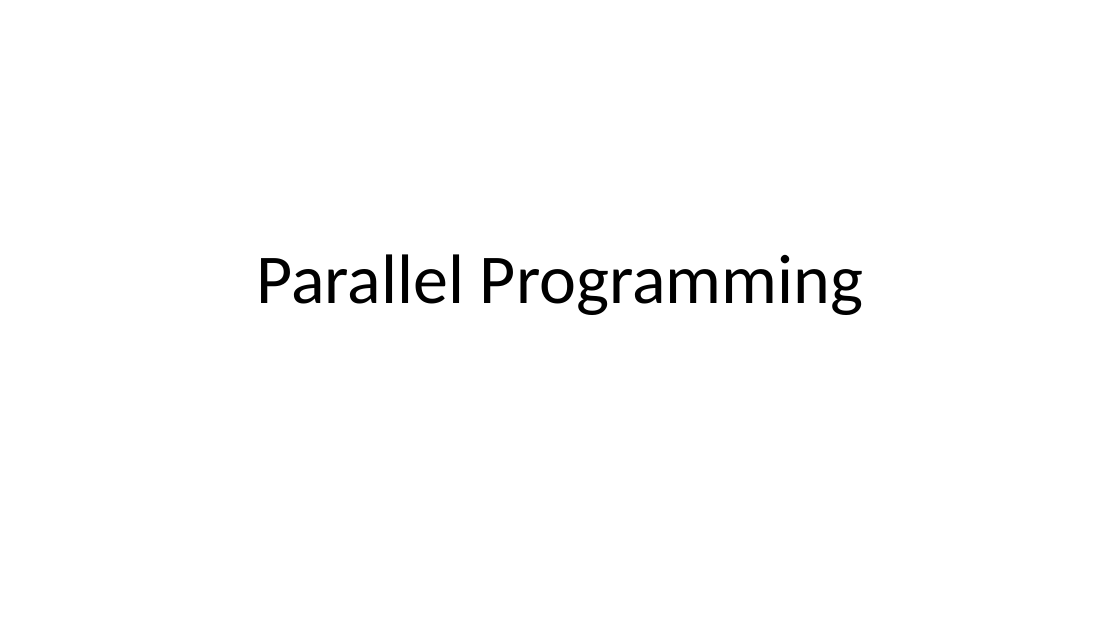
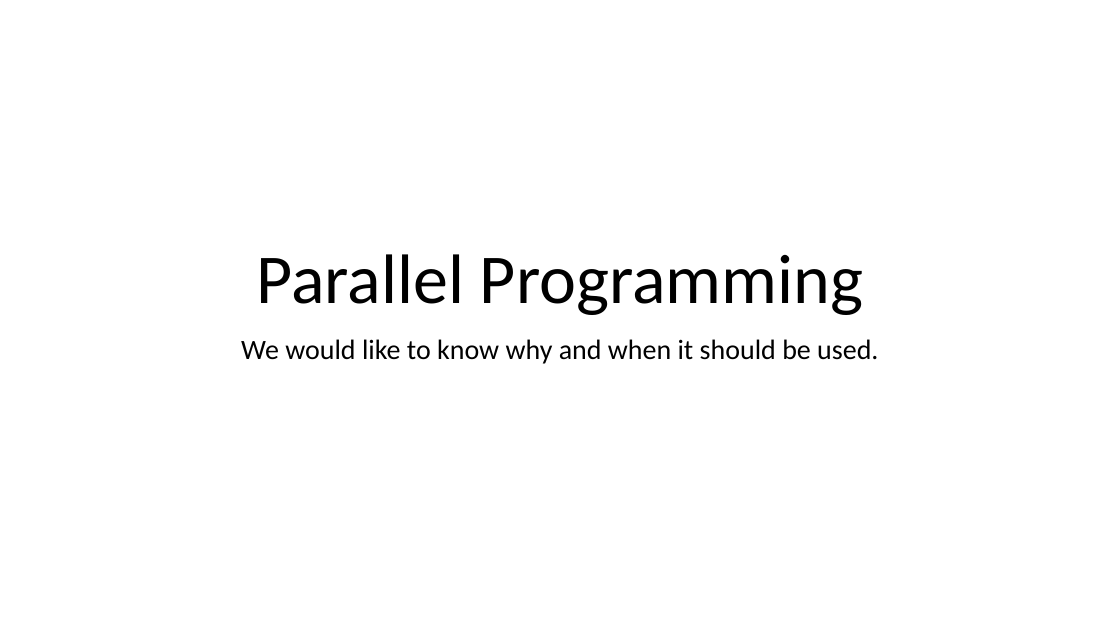
Before and after one commit to guillaume-chervet/course.dotnet, a slide deck: slide 79 of documentations/dotnet6.pptx (slide 80 before the commit). Drawn at 1120x630 pixels with LibreOffice and Linux fonts; fonts in the diff are those of the drawing. Boxes give left, top, right and bottom in pixels: in the first picture for what was removed or moved away, otherwise in the second. Text is boxed around its words. In the diff, an @@ line names an element or a change of style, - is before the commit and + after.

```diff
--- a/documentations/dotnet6.pptx
+++ b/documentations/dotnet6.pptx
@@ subtitle added at [241, 339, 878, 364], 24 pt, text #000000 @@
+We would like to know why and when it should be used.
```
Also in this commit, not shown: 8 other slides changed, 4 slides added, 4 slides removed, 1 other file.
